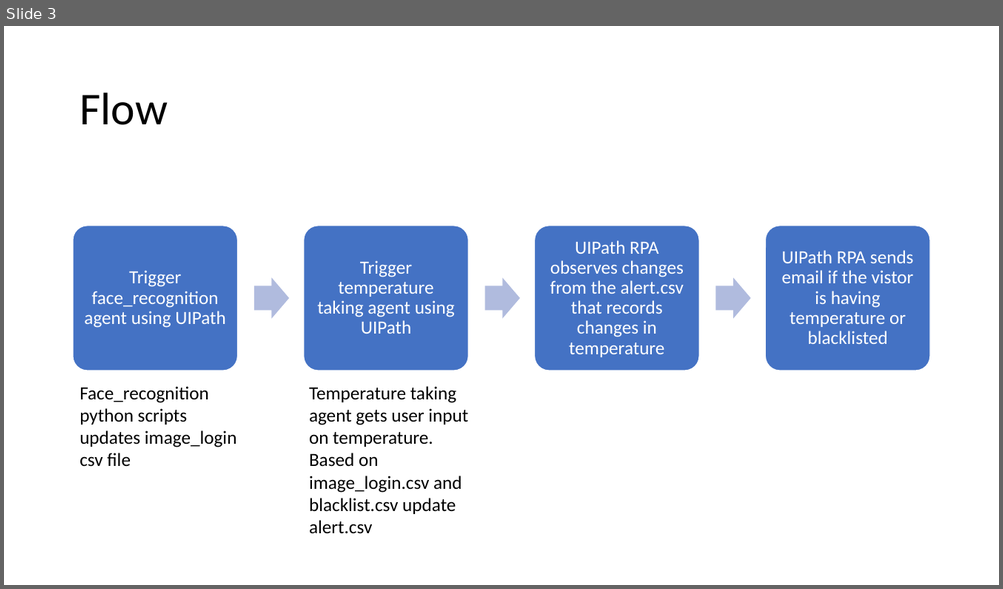
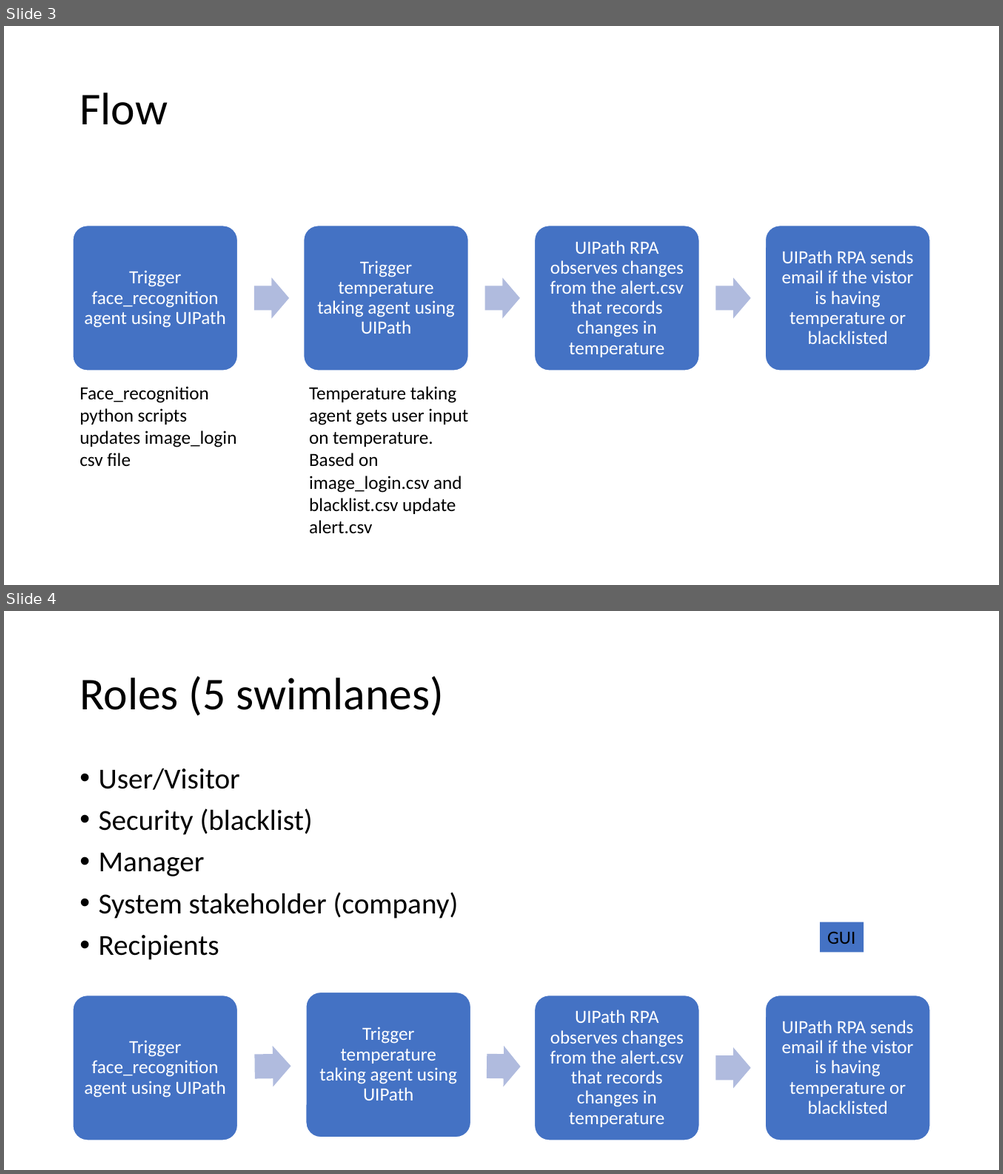
Before and after one commit to optimusium/ipaca, a slide deck: Temperature Screening IPA.pptx. Shown one above the other, each under a label of ours: slide 3 before the commit, slides 3 and 4 after it. The pictures are 1003x589 and 1003x1174 pixels, drawn with LibreOffice and Linux fonts; fonts in the diff are those of the drawing. Boxes give left, top, right and bottom in pixels: in the first picture for what was removed or moved away, otherwise in the second. Text is boxed around its words. In the diff, an @@ line names an element or a change of style, - is before the commit and + after.

Commit message:
update

```diff
--- a/Temperature Screening IPA.pptx
+++ b/Temperature Screening IPA.pptx
@@ slide 4 added at [4, 611, 999, 1170], background #FFFFFF @@
@@ title added at [79, 676, 444, 716], 44 pt, text #000000 @@
+Roles (5 swimlanes)
@@ text added at [99, 768, 458, 960], 28 pt, text #000000 @@
+• User/Visitor
+• Security (blacklist)
+• Manager
+• System stakeholder (company)
+• Recipients
@@ rectangle added at [819, 922, 864, 952], fill #4472C4, 18 pt, text #000000 @@
+GUI
@@ group added at [73, 992, 930, 1142]: 4 rounded rectangles, 4 texts, 3 right arrows @@
+Trigger face_recognition agent using UIPath
+Trigger temperature taking agent using UIPath
+UIPath RPA observes changes from the alert.csv that records changes in temperature
+UIPath RPA sends email if the vistor is having temperature or blacklisted
```
Also in this commit, not shown: 1 other slide added.
